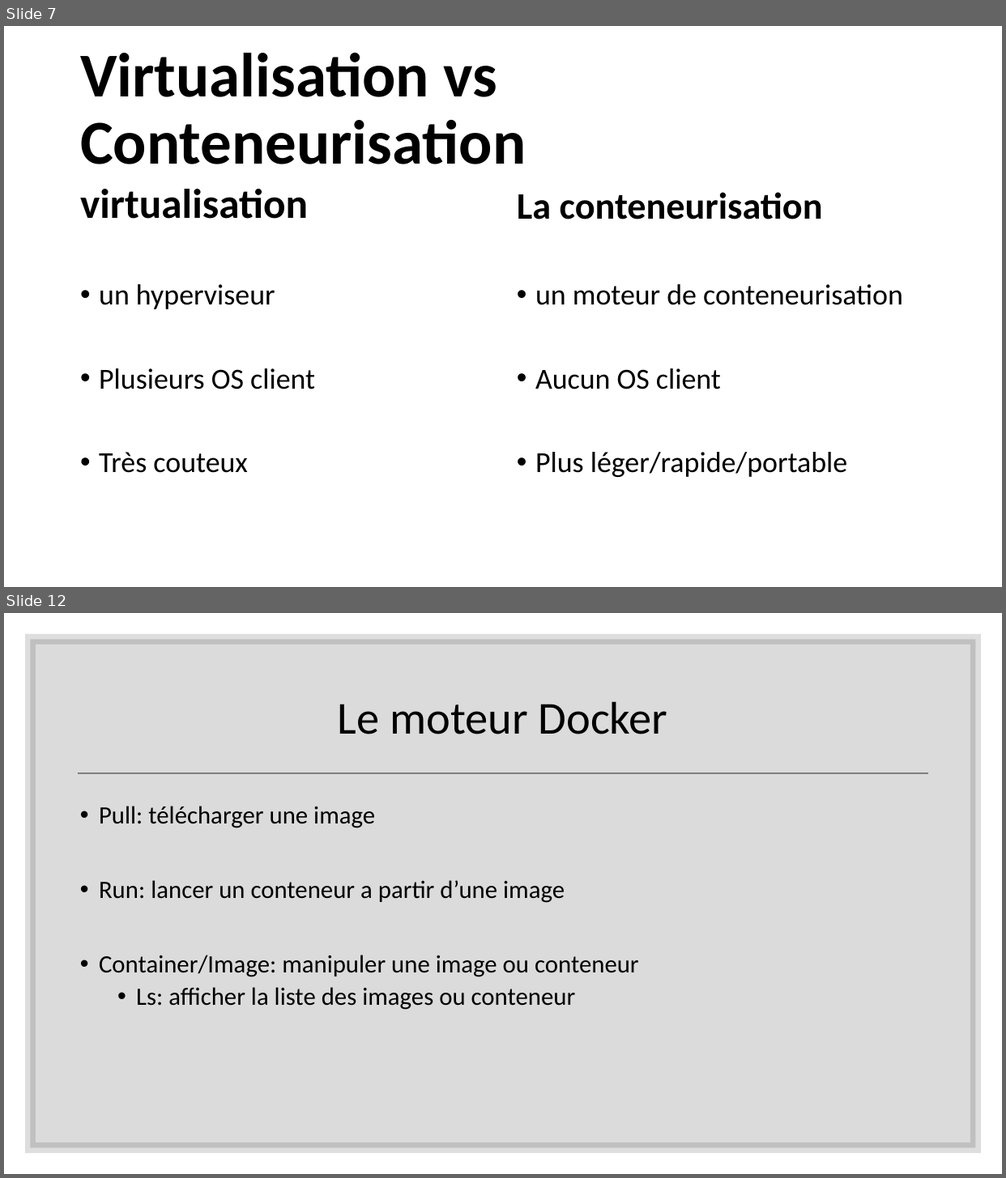
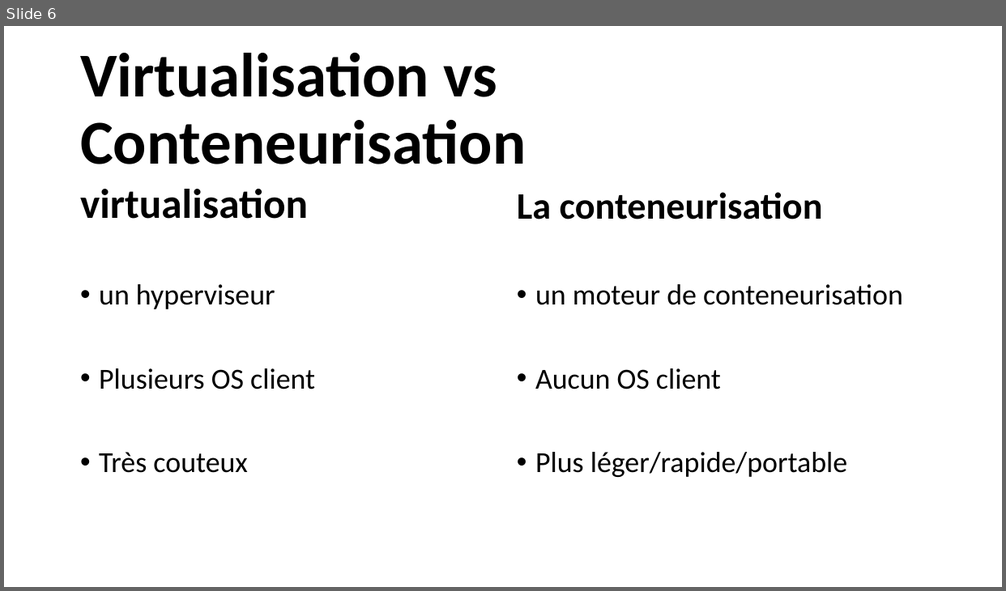
Before and after one commit to lukihd/Labo-Cloud-2020-2021, a slide deck: cours/docker/DOCKER.pptx. Shown one above the other, each under a label of ours: slides 7 and 12 before the commit, slide 6 after it; the slides between them are not shown. The pictures are 1006x1178 and 1006x591 pixels, drawn with LibreOffice and Linux fonts; fonts in the diff are those of the drawing. Boxes give left, top, right and bottom in pixels: in the first picture for what was removed or moved away, otherwise in the second. Text is boxed around its words. In the diff, an @@ line names an element or a change of style, - is before the commit and + after.

```diff
--- a/cours/docker/DOCKER.pptx
+++ b/cours/docker/DOCKER.pptx
@@ slide 12 removed at [4, 613, 1002, 1174], background #FFFFFF @@
@@ rectangle removed at [30, 639, 976, 1148] @@
@@ title removed at [338, 701, 668, 735] @@
-Le moteur Docker
@@ line removed from (78, 773) to (928, 773) @@
@@ text removed at [99, 806, 639, 1010] @@
-• Pull: télécharger une image
-• Run: lancer un conteneur a partir d’une image
-• Container/Image: manipuler une image ou conteneur
-  • Ls: afficher la liste des images ou conteneur
@@ what was slide 7 is now slide 6 @@
```
Also in this commit, not shown: 4 slides changed, 2 slides added, 3 other slides removed, 1 other file.
